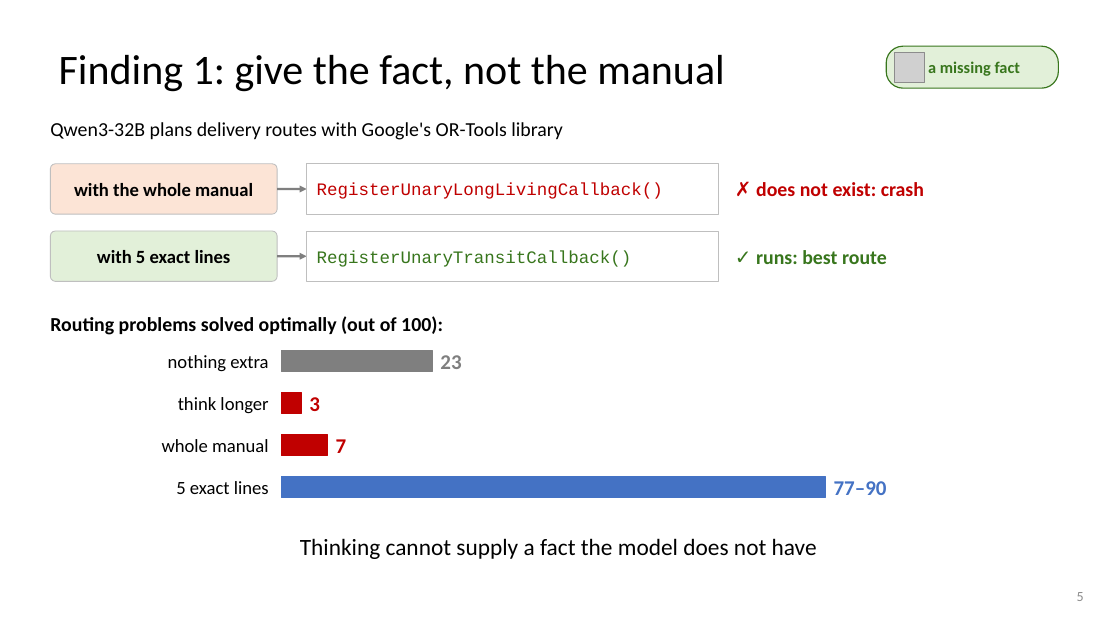
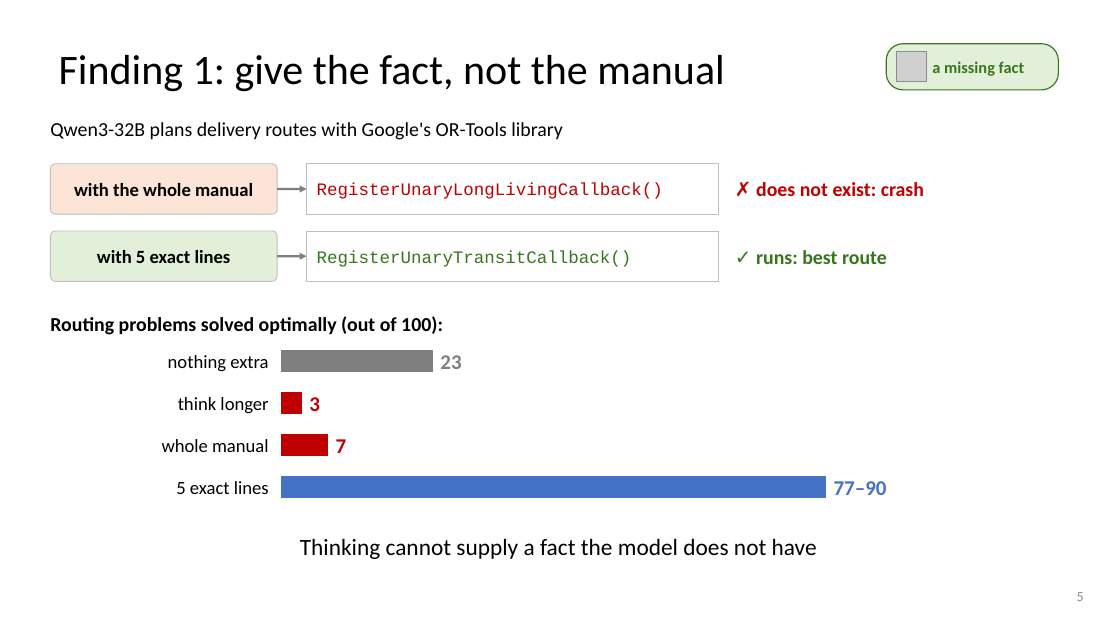
Before and after one commit to dlwns147/CSED490E_Project_Team5, a slide deck: slide 5 of PROPOSAL_slides.pptx. Drawn at 1120x630 pixels with LibreOffice and Linux fonts; fonts in the diff are those of the drawing; grey boxes stand for pictures. Boxes give left, top, right and bottom in pixels: in the first picture for what was removed or moved away, otherwise in the second. Text is boxed around its words. In the diff, an @@ line names an element or a change of style, - is before the commit and + after.

```diff
--- a/PROPOSAL_slides.pptx
+++ b/PROPOSAL_slides.pptx
@@ rounded rectangle at [886, 44, 1059, 90]: proportions changed @@
@@ text "a missing fact": place and size @@
-text "a missing fact" at [928, 61, 1020, 76]
+text "a missing fact" at [932, 61, 1024, 76]
```
Also in this commit, not shown: 6 other slides changed, 3 other files.
